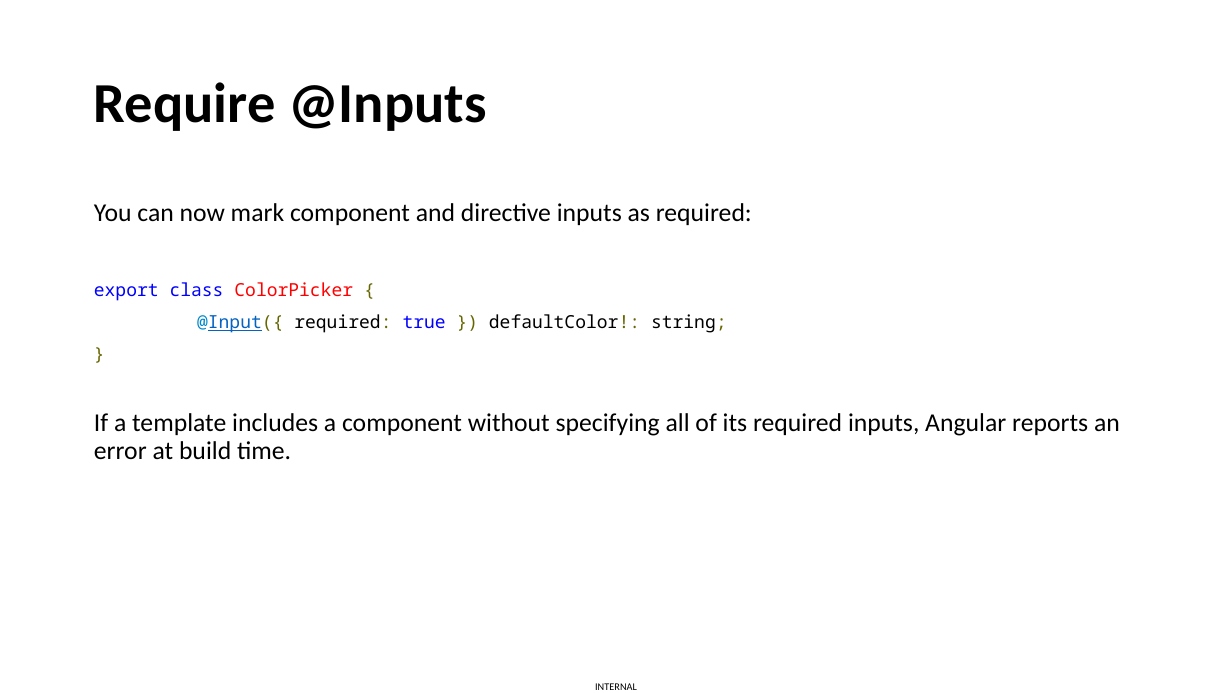
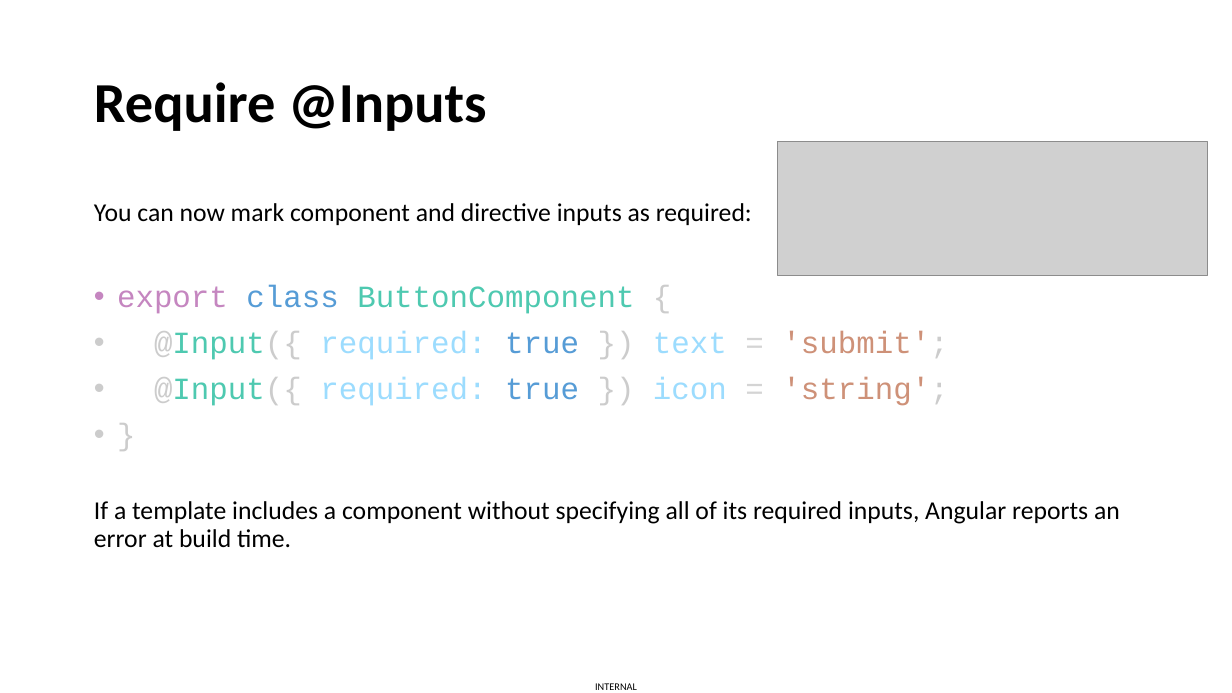
Before and after one commit to vuthaphai/ng-v16-new-features, a slide deck: slide 16 of Angular v16.pptx. Drawn at 1232x693 pixels with LibreOffice and Linux fonts; fonts in the diff are those of the drawing; grey boxes stand for pictures. Boxes give left, top, right and bottom in pixels: in the first picture for what was removed or moved away, otherwise in the second. Text is boxed around its words. In the diff, an @@ line names an element or a change of style, - is before the commit and + after.

Commit message:
finished: angular v16

```diff
--- a/Angular v16.pptx
+++ b/Angular v16.pptx
@@ picture added at (x1=778, y1=141, x2=1208, y2=275) @@
@@ text "You can now mark component ..." at (x1=94, y1=203, x2=1120, y2=547): size 14 to 24 pt, font Noto Sans Mono to Courier New, text colour #666600 to #CCCCCC in "}"; bullet none to • @@
@@ text at (x1=117, y1=285, x2=948, y2=406): text changed; size 14 to 24 pt; font Noto Sans Mono to Courier New; text colour #000000 to #9CDCFE @@
-export class ColorPicker {
-@Input({ required: true }) defaultColor!: string;
+• export class ButtonComponent {
+• @Input({ required: true }) text = 'submit';
+• @Input({ required: true }) icon = 'string';
```
Also in this commit, not shown: 3 slides added, 1 slide removed.
